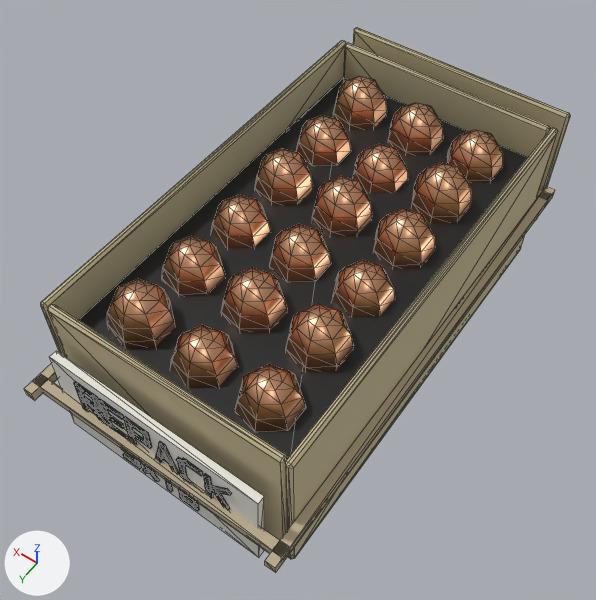
One commit to the glTF model assets/models/items/ammo_9x18_repack.glb: the scene before it, then after it.
Both versions are drawn from a 50 mm lens placed at (-0.0448, 0.0685, 0.0965), pointed at (0.0005, 0.0052, -0.003). Arrows for +X, +Y and +Z are at lower left; the lights stay in place. The first picture is the older version. Mesh edges are drawn as thin lines. Vertices at exactly the same position are counted once.

Names of what the first picture shows: 'body'.
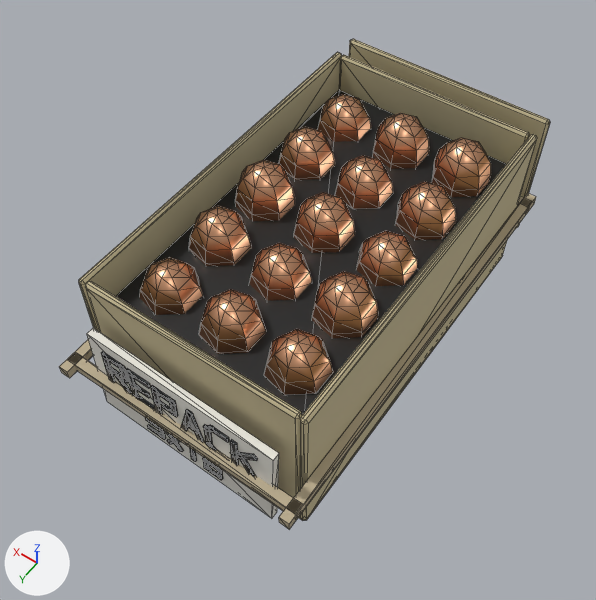
Location of each change, (x1, y1, x2, y2) in pixels of the pictures (596 x 600 px; the box of a moved part takes in the faces that stretch with it):
'body', reshaped, moved (10% narrower, 10% shorter)
    before: (24, 27, 570, 573)
    after: (59, 39, 550, 529)
part 1 of me_body, moved or reshaped
    before: (41, 40, 558, 559)
    after: (79, 52, 537, 520)
part 2 of me_body, moved or reshaped
    before: (353, 27, 570, 191)
    after: (349, 39, 550, 228)
part 3 of me_body, added (black)
    after: (116, 90, 506, 415)
part 4 of me_body, moved or reshaped
    before: (235, 364, 306, 432)
    after: (264, 329, 333, 395)
part 5 of me_body, moved or reshaped
    before: (286, 303, 354, 372)
    after: (312, 271, 378, 338)
part 6 of me_body, moved or reshaped
    before: (332, 260, 395, 317)
    after: (357, 231, 418, 286)
part 7 of me_body, moved or reshaped
    before: (373, 208, 435, 268)
    after: (396, 181, 456, 240)
part 8 of me_body, moved or reshaped
    before: (412, 162, 471, 223)
    after: (432, 137, 491, 197)
part 9 of me_body, moved or reshaped
    before: (221, 267, 287, 333)
    after: (199, 289, 266, 354)
part 10 of me_body, moved or reshaped
    before: (269, 224, 331, 282)
    after: (249, 243, 312, 300)
part 11 of me_body, moved or reshaped
    before: (312, 176, 372, 236)
    after: (294, 193, 355, 253)
part 12 of me_body, moved or reshaped
    before: (353, 144, 408, 193)
    after: (335, 156, 393, 209)
part 13 of me_body, moved or reshaped
    before: (388, 102, 443, 155)
    after: (373, 113, 429, 169)
part 14 of me_body, moved or reshaped
    before: (162, 236, 225, 296)
    after: (140, 257, 203, 315)
part 15 of me_body, moved or reshaped
    before: (211, 194, 270, 248)
    after: (189, 206, 251, 266)
part 16 of me_body, rebuilt (11% narrower, 13% shorter)
    before: (265, 186, 555, 573)
    after: (279, 193, 536, 529)
part 17 of me_body, rebuilt
    before: (24, 363, 58, 400)
    after: (59, 340, 93, 378)
part 18 of me_body, deleted
    before: (74, 129, 503, 511)
part 19 of me_body, reshaped
    before: (33, 76, 550, 557)
    after: (68, 94, 531, 518)

Diff of the bpy script that builds the scene:
```diff
--- a/assets/models/items/ammo_9x18_repack.glb.py
+++ b/assets/models/items/ammo_9x18_repack.glb.py
@@ me_body @@
 # used by ob_body; location = (0.0, 0.0, 0.0)
-me_body.from_pydata(...)  # 1406 vertices, 2572 faces; spans x -0.0217..0.0217, y -0.0396..0.0409, z -0.015..0.0138
+me_body.from_pydata(...)  # 1247 vertices, 2278 faces; spans x -0.02..0.02, y -0.035..0.0363, z -0.015..0.0138
+# me_body part 1: the loose piece of 100 vertices spanning x -0.02..0.02, y -0.035..0.035, z -0.015..0.013 is scaled about its middle by (0.911, 0.867, 1)
+# me_body part 2: the loose piece of 24 vertices spanning x -0.02..0.02, y -0.0396..-0.0384, z -0.011..0.013 is scaled about its middle by (0.914, 1, 1), then moved by (0.0, 0.0046, 0.0)
+# me_body part 3: a new loose piece, a box spanning x -0.0163..0.0163, y -0.0284..0.0284, z 0.005..0.007, in mat_black (black #2c2c2c)
+# me_body part 4: the loose piece of 37 vertices spanning x -0.0148..-0.0062, y 0.0223..0.0312, z 0.0049..0.0124 is moved by (0.0, -0.0053, 0.0)
+# me_body part 5: the loose piece of 37 vertices spanning x -0.0148..-0.0062, y 0.0116..0.0205, z 0.0059..0.0134 is moved by (0.0, -0.0053, 0.0)
+# me_body part 6: the loose piece of 37 vertices spanning x -0.0148..-0.0062, y 0.0009..0.0098, z 0.0044..0.0119 is moved by (0.0, -0.0054, 0.0)
+# me_body part 7: the loose piece of 37 vertices spanning x -0.0148..-0.0062, y -0.0098..-0.0009, z 0.0055..0.013 is moved by (0.0, -0.0054, 0.0)
+# me_body part 8: the loose piece of 37 vertices spanning x -0.0148..-0.0062, y -0.0205..-0.0116, z 0.0063..0.0138 is moved by (0.0, -0.0054, 0.0)
+# me_body part 9: the loose piece of 37 vertices spanning x -0.0041..0.0046, y 0.0116..0.0205, z 0.0057..0.0132 is moved by (0.0, 0.0054, -0.0005)
+# me_body part 10: the loose piece of 37 vertices spanning x -0.0041..0.0046, y 0.0009..0.0098, z 0.0049..0.0124 is moved by (0.0, 0.0054, -0.0003)
+# me_body part 11: the loose piece of 37 vertices spanning x -0.0041..0.0046, y -0.0098..-0.0009, z 0.0059..0.0134 is moved by (0.0, 0.0054, -0.0002)
+# me_body part 12: the loose piece of 37 vertices spanning x -0.0041..0.0046, y -0.0205..-0.0116, z 0.0044..0.0119 is moved by (0.0, 0.0053, 0.0005)
+# me_body part 13: the loose piece of 37 vertices spanning x -0.0041..0.0046, y -0.0312..-0.0223, z 0.0055..0.013 is moved by (0.0, 0.0053, 0.0004)
+# me_body part 14: the loose piece of 37 vertices spanning x 0.0066..0.0153, y 0.0116..0.0205, z 0.0052..0.0127 is moved by (0.0, 0.0054, -0.0008)
+# me_body part 15: the loose piece of 37 vertices spanning x 0.0066..0.0153, y 0.0009..0.0098, z 0.0046..0.0121 is moved by (0.0, 0.0054, 0.0009)
+# me_body part 16: the loose piece of 8 vertices spanning x -0.0217..-0.0201, y -0.0381..0.0409, z -0.0032..-0.0016 is rebuilt with 8 vertices and now spans x -0.02..-0.0184, y -0.0335..0.0363, z -0.0032..-0.0016
+# me_body part 17: the loose piece of 8 vertices spanning x 0.0201..0.0217, y -0.0381..0.0409, z -0.0032..-0.0016 is rebuilt with 8 vertices and now spans x 0.0184..0.02, y -0.0335..0.0363, z -0.0032..-0.0016
+# me_body part 18: 26 loose pieces with 423 vertices, spanning x -0.0149..0.0153, y -0.0312..0.0384, z -0.0099..0.0138, are deleted
+# me_body part 19: 159 vertices removed from x -0.0215..0.0215, y -0.0367..0.0394, z -0.0121..0.0134; 415 vertices added at x -0.0198..0.0198, y -0.0321..0.0348, z -0.012..0.0138
+# other edits to the shape of me_body do not show in these pictures
 me_body.materials.append(mat_straw)
@@ ob_body @@
 ob_body = bpy.data.objects.new('body', me_body)
-ob_body.location = (0.0, 0.0, 0.0)
+ob_body.location = (0.0, -0.0006, 0.0006)
```
